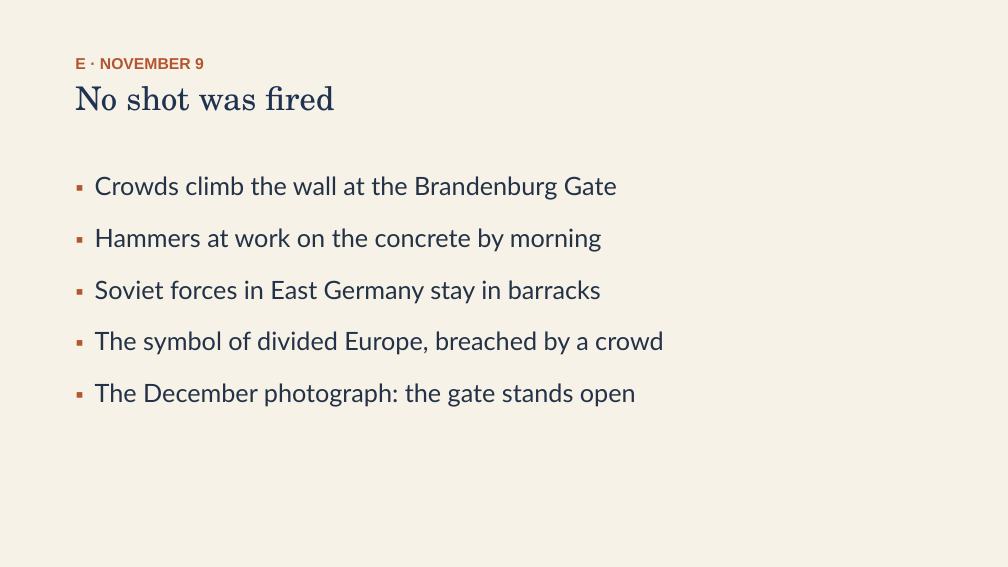
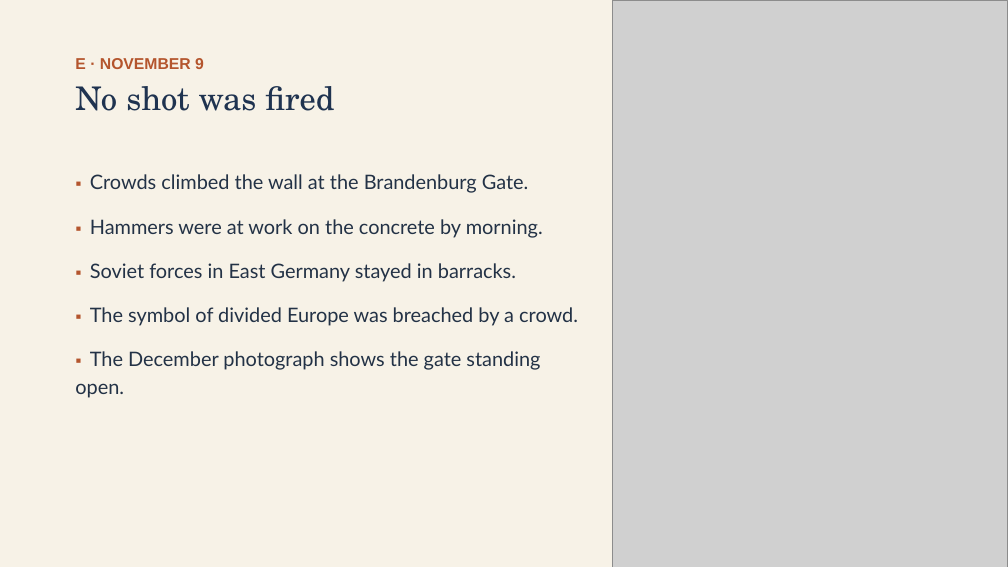
Before and after one commit to ab17gthb/humanities-curriculum-group, a slide deck: slide 15 of cold-war/lesson-08/lesson-08-slides.pptx. Drawn at 1008x567 pixels with LibreOffice and Linux fonts; fonts in the diff are those of the drawing; grey boxes stand for pictures. Boxes give left, top, right and bottom in pixels: in the first picture for what was removed or moved away, otherwise in the second. Text is boxed around its words. In the diff, an @@ line names an element or a change of style, - is before the commit and + after.

Commit message:
Rollout: Cold War L8 reworked and live (The Wall Falls: The Cold War Ends)

```diff
--- a/cold-war/lesson-08/lesson-08-slides.pptx
+++ b/cold-war/lesson-08/lesson-08-slides.pptx
@@ picture added at <box>613,0,1008,567</box> @@
@@ text at <box>75,174,578,398</box>: text changed; size 24 to 19 pt @@
-▪ Crowds climb the wall at the Brandenburg Gate
-▪ Hammers at work on the concrete by morning
-▪ Soviet forces in East Germany stay in barracks
-▪ The symbol of divided Europe, breached by a crowd
-▪ The December photograph: the gate stands open
+▪ Crowds climbed the wall at the Brandenburg Gate.
+▪ Hammers were at work on the concrete by morning.
+▪ Soviet forces in East Germany stayed in barracks.
+▪ The symbol of divided Europe was breached by a crowd.
+▪ The December photograph shows the gate standing open.
```
Also in this commit, not shown: 8 other slides changed, 6 other files.
